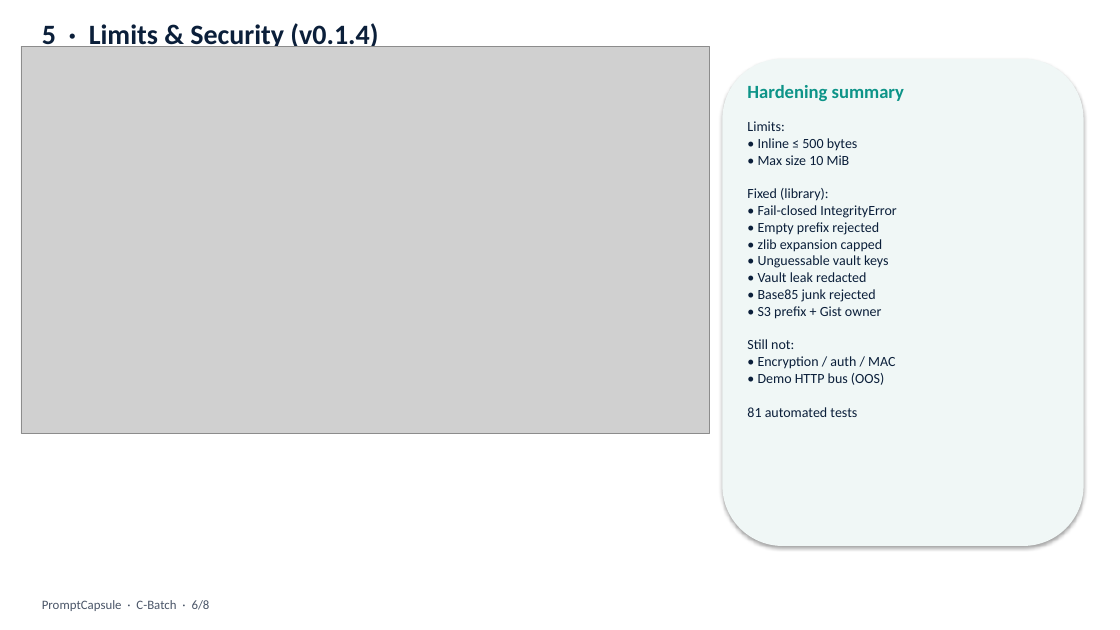
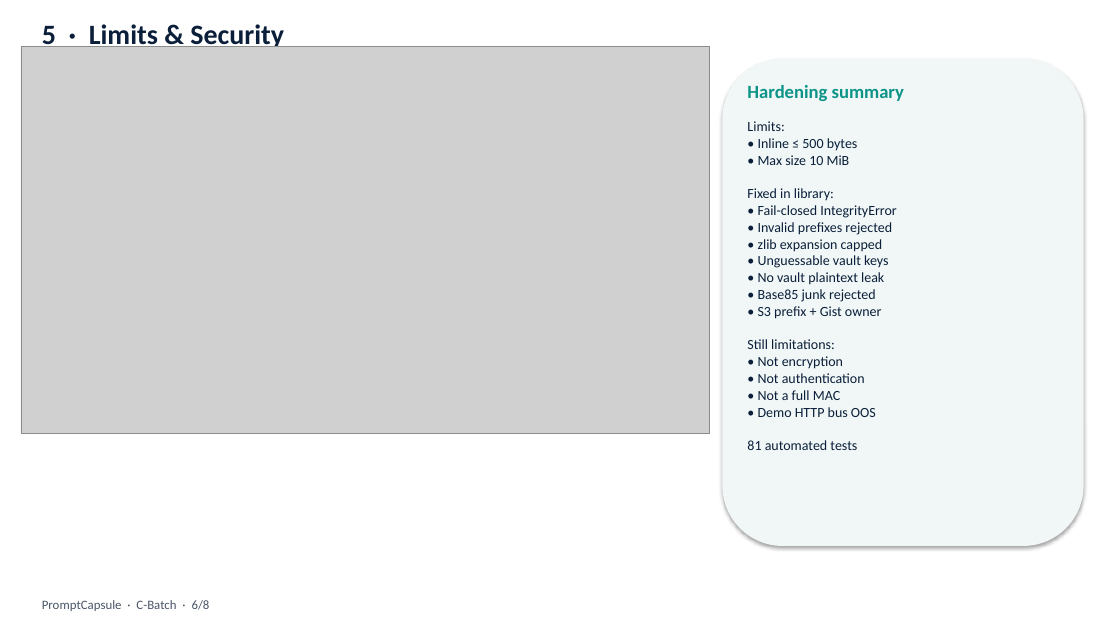
Before and after one commit to UdayaNirogi/promptcapsule, a slide deck: slide 6 of presentation/PromptCapsule_CBatch.pptx. Drawn at 1120x630 pixels with LibreOffice and Linux fonts; fonts in the diff are those of the drawing; grey boxes stand for pictures. Boxes give left, top, right and bottom in pixels: in the first picture for what was removed or moved away, otherwise in the second. Text is boxed around its words. In the diff, an @@ line names an element or a change of style, - is before the commit and + after.

```diff
--- a/presentation/PromptCapsule_CBatch.pptx
+++ b/presentation/PromptCapsule_CBatch.pptx
@@ text at (42,24,284,51): text changed @@
-5 · Limits & Security (v0.1.4)
+5 · Limits & Security
@@ text at (747,121,896,450): text changed @@
-Limits:
-• Inline ≤ 500 bytes
-• Max size 10 MiB
-Fixed (library):
-• Fail-closed IntegrityError
-• Empty prefix rejected
-• zlib expansion capped
-• Unguessable vault keys
-• Vault leak redacted
-• Base85 junk rejected
-• S3 prefix + Gist owner
-Still not:
-• Encryption / auth / MAC
-• Demo HTTP bus (OOS)
-81 automated tests
+Limits:
+• Inline ≤ 500 bytes
+• Max size 10 MiB
+Fixed in library:
+• Fail-closed IntegrityError
+• Invalid prefixes rejected
+• zlib expansion capped
+• Unguessable vault keys
+• No vault plaintext leak
+• Base85 junk rejected
+• S3 prefix + Gist owner
+Still limitations:
+• Not encryption
+• Not authentication
+• Not a full MAC
+• Demo HTTP bus OOS
+81 automated tests
```
Also in this commit, not shown: 4 other slides changed, 6 other files.
